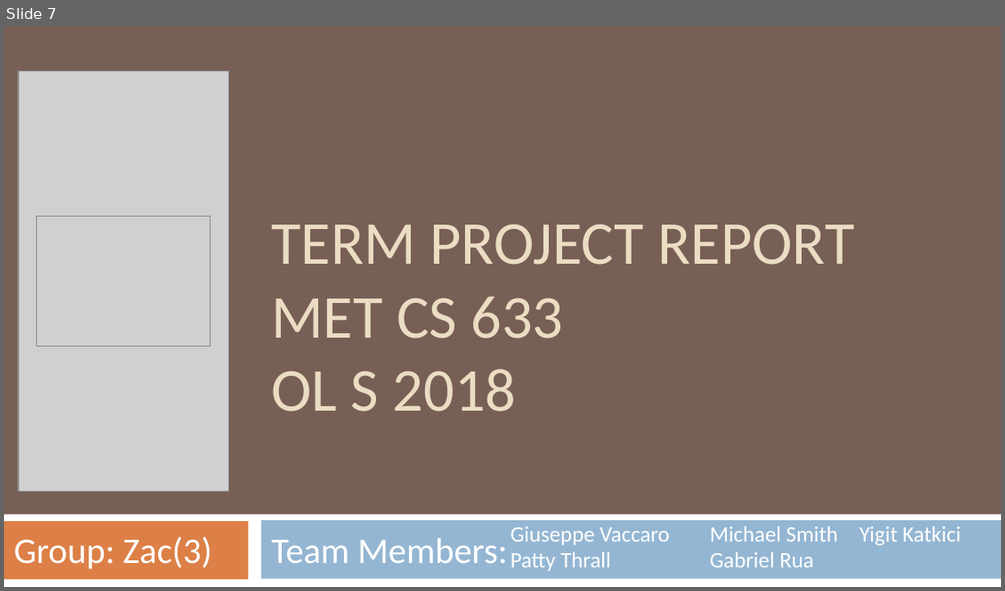
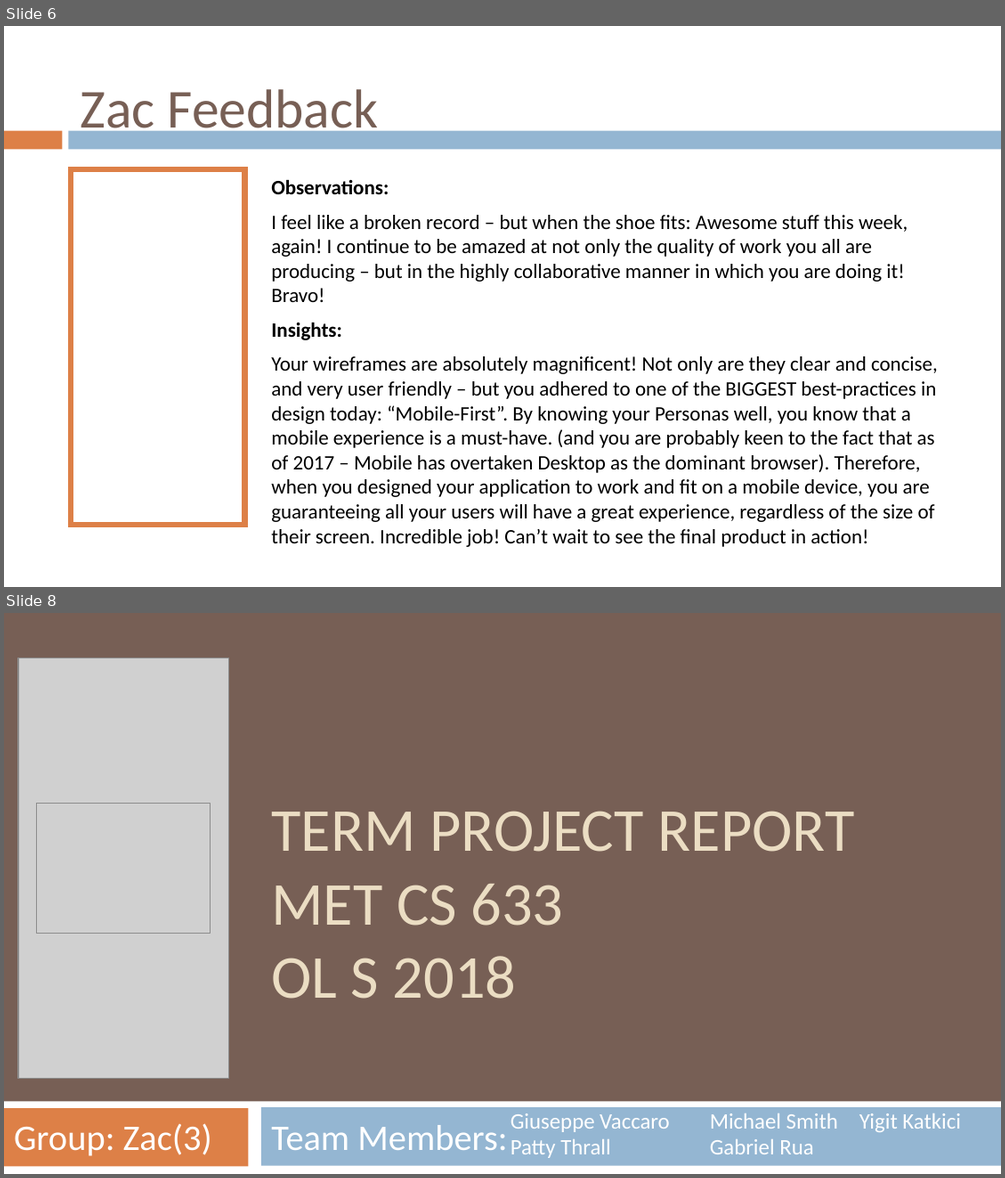
Before and after one commit to gvaccaro21/CS633---Term-Project, a slide deck: Final Presenation/CS_633_Zac3_term_project_report_FINAL_draft.pptx. Shown one above the other, each under a label of ours: slide 7 before the commit, slides 6 and 8 after it; the slides between them are not shown. The pictures are 1005x591 and 1005x1178 pixels, drawn with LibreOffice and Linux fonts; fonts in the diff are those of the drawing; grey boxes stand for pictures; background and template pictures are left out. Boxes give left, top, right and bottom in pixels: in the first picture for what was removed or moved away, otherwise in the second. Text is boxed around its words. In the diff, an @@ line names an element or a change of style, - is before the commit and + after.

```diff
--- a/Final Presenation/CS_633_Zac3_term_project_report_FINAL_draft.pptx
+++ b/Final Presenation/CS_633_Zac3_term_project_report_FINAL_draft.pptx
@@ slide 6 added at (4,26,1001,587), background #FFFFFF @@
@@ title added at (81,89,379,141), 39.6 pt, text #775F55 @@
+Zac Feedback
@@ rectangle added at (4,131,62,150), fill #DD8047 @@
@@ rectangle added at (69,131,1001,150), fill #94B6D2 @@
@@ text added at (71,169,245,524), fill #DD8047, outline #DD8047 4 pt, 18 pt, text #FFFFFF @@
+Week 5
@@ text added at (271,180,938,522), 14.8 pt, text #000000 @@
+Observations:
+I feel like a broken record – but when the shoe fits: Awesome stuff this week, again! I continue to be amazed at not only the quality of work you all are producing – but in the highly collaborative manner in which you are doing it! Bravo!
+Insights:
+Your wireframes are absolutely magnificent! Not only are they clear and concise, and very user friendly – but you adhered to one of the BIGGEST best-practices in design today: “Mobile-First”. By knowing your Personas well, you know that a mobile experience is a must-have. (and you are probably keen to the fact that as of 2017 – Mobile has overtaken Desktop as the dominant browser). Therefore, when you designed your application to work and fit on a mobile device, you are guaranteeing all your users will have a great experience, regardless of the size of their screen. Incredible job! Can’t wait to see the final product in action!
@@ what was slide 7 is now slide 8 @@
```
Also in this commit, not shown: 13 slides changed, 4 other slides added, 1 slide removed.
